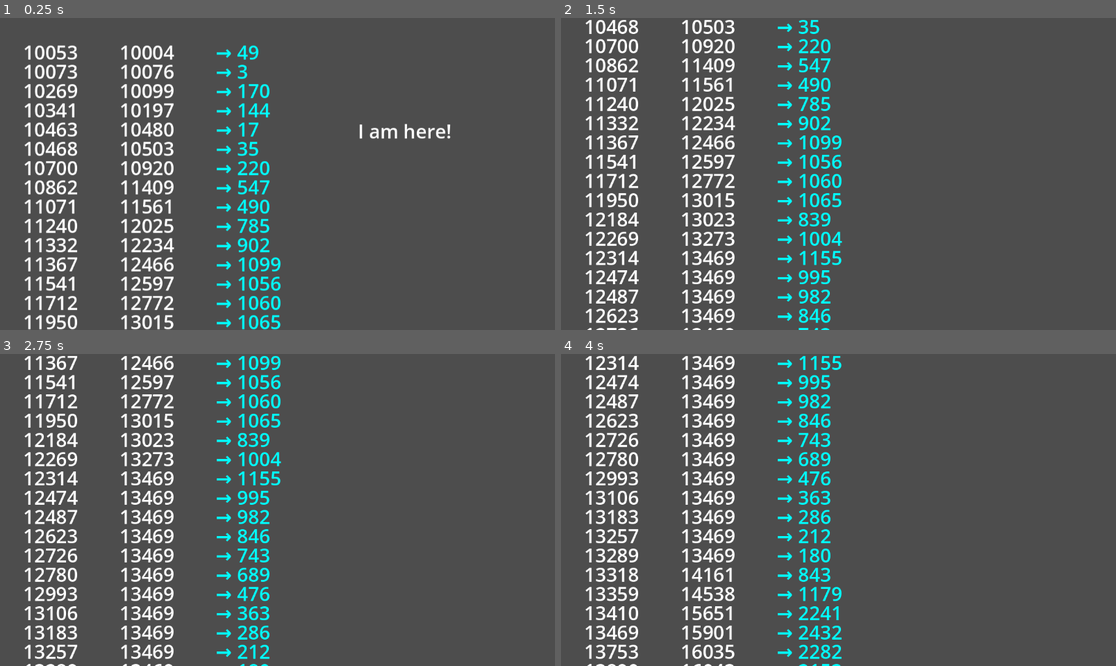
Above: before the commit, frames 1-4 (two rows, left to right).
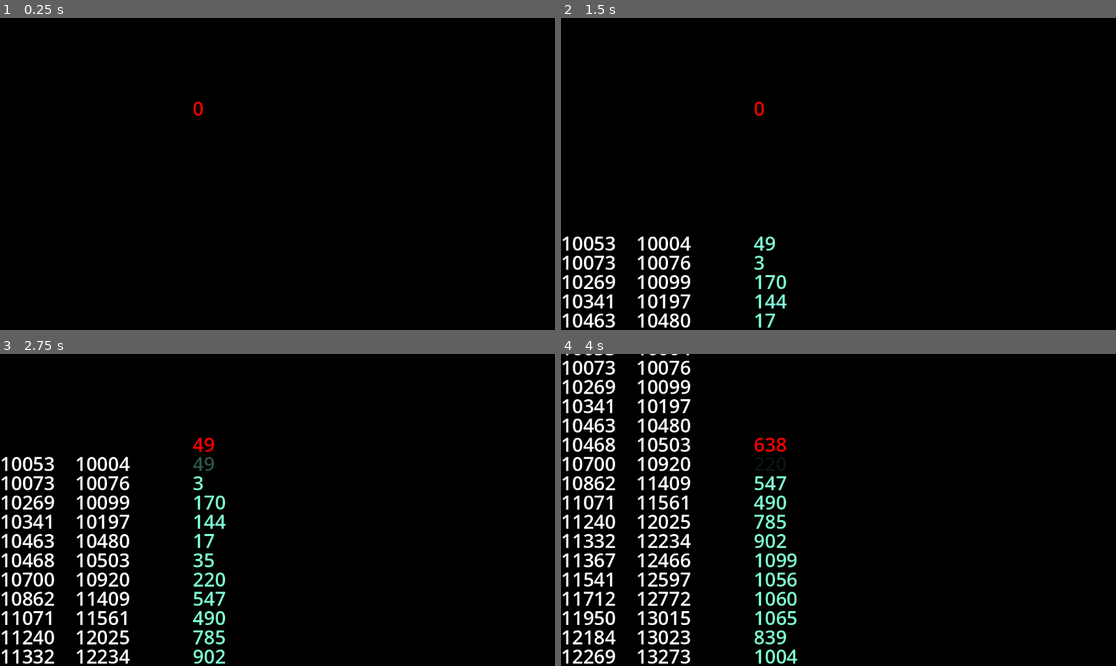
Above: after the commit, the same moments.

Repository: exmaxx/advent-of-code-2024-godot
Game: Godot game, scene res://01/01a-visual.tscn
Two runs of this game, one before a commit and one after it. Both use one fixed random seed, a clock stepped at 60 frames per second and the inputs below.
Inputs:
- Up to frame 1 (0.25 s): no input
- Up to frame 2 (1.5 s): no input
- Up to frame 3 (2.75 s): no input
- Up to frame 4 (4 s): no input

The runs differ from the first frame. In frame 1, 100% of the frame differs, in the area x 0-100%, y 0-100%; in frame 2, 100%; in frame 3, 99%; in frame 4, 99%.

Commit message:
wip

Diff:
--- a/01/01a-visual.tscn
+++ b/01/01a-visual.tscn
@@ -6,18 +6,15 @@
 script = ExtResource("1_exxeh")
 
 [node name="Camera2D" type="Camera2D" parent="."]
-position = Vector2(-48, -113)
 anchor_mode = 0
 
-[node name="Timer" type="Timer" parent="."]
-wait_time = 0.5
+[node name="CanvasLayer" type="CanvasLayer" parent="."]
 
-[node name="Label" type="Label" parent="."]
-offset_left = 695.0
-offset_top = 121.0
-offset_right = 786.0
-offset_bottom = 155.0
+[node name="Sum" type="Label" parent="CanvasLayer"]
+offset_left = 400.0
+offset_top = 160.0
+offset_right = 474.0
+offset_bottom = 215.0
+theme_override_colors/font_color = Color(1, 0, 0, 1)
 theme_override_font_sizes/font_size = 40
-text = "I am here!"
-
-[connection signal="timeout" from="Timer" to="." method="_on_timer_timeout"]
+text = "0"
--- a/01/01a_visual.gd
+++ b/01/01a_visual.gd
@@ -5,10 +5,18 @@
 var WAIT_TIME = 0.2
 var SCROLL_TIME = 0.05
 var BASE_SIZE = 40
+var ROW_OFFSET = 18
+var SUM_OFFSET = 4
+var BASE_OFFSET = ROW_OFFSET * BASE_SIZE
+var INDEX_OFFSET = ROW_OFFSET - SUM_OFFSET - 2
 
 var arrays: Dictionary
 var is_scrolling = false
 var target_y: int
+
+var loop = 0
+var subtotal = 0
+
 
 func _ready():
 	var aoc = AOC.new()
@@ -16,8 +24,22 @@
 
 	arrays = result['arrays']
 
+	$CanvasLayer/Sum.position = Vector2(400, SUM_OFFSET * BASE_SIZE)
+
 	var tween = get_tree().create_tween()
-	tween.set_loops().tween_callback(move_camera).set_delay(WAIT_TIME)
+	tween.set_loops().tween_callback(update).set_delay(WAIT_TIME)
+
+
+func update():
+	var is_sum_row_reached = loop >= INDEX_OFFSET
+
+	if (is_sum_row_reached):
+		animate_sum(loop - INDEX_OFFSET)
+		animate_and_remove_row(loop - INDEX_OFFSET)
+
+	move_camera()
+
+	loop += 1
 
 
 func move_camera():
@@ -33,18 +55,74 @@
 func _draw():
 	print('draw')
 	for i in range(0, arrays.first.size()):
-		var y = BASE_SIZE * i
+		var y = BASE_SIZE * i + BASE_OFFSET
 
-		draw_col_num(arrays.first[i], Vector2(0, y))
-		draw_col_num(arrays.second[i], Vector2(200, y))
+		add_numbers(i)
+		add_diff(i)
 
-		var diff = abs(arrays.first[i] - arrays.second[i])
-		draw_col_str( '→ ' + str(diff), Vector2(400, y), Color.AQUA)
-
-
-func draw_col_str(str, vector, color = Color.WHITE):
+func draw_col_str(str: String, vector: Vector2, color: Color = Color.WHITE):
 	draw_string(DEFAULT_FONT, vector, str, HORIZONTAL_ALIGNMENT_LEFT, -1, BASE_SIZE, color)
 
 
-func draw_col_num(number, vector, color = Color.WHITE):
+func draw_col_num(number: int, vector: Vector2, color = Color.WHITE):
 	draw_col_str(str(number), vector, color)
+
+
+func animate_sum(index):
+	print(index)
+	var diff = abs(arrays.first[index] - arrays.second[index])
+	print(diff)
+
+	subtotal += diff
+
+	$CanvasLayer/Sum.text = str(subtotal)
+	pass
+
+
+func animate_and_remove_row(row):
+	var node = get_node('diff#' + str(row))
+
+	var tween = node.create_tween()
+	tween.tween_property(node, "modulate:a", 0, SCROLL_TIME * 4)
+	tween.tween_property(node, "scale", 0, SCROLL_TIME * 4)
+
+	tween.tween_callback(node.queue_free)
+
+
+func add_numbers(row: int):
+	var name = 'numbers#' + str(row)
+
+	var text = str(arrays.first[row]) + '    ' + str(arrays.second[row])
+
+	var y = BASE_SIZE * row + BASE_OFFSET
+	var pos = Vector2(0, y)
+
+	add_label(text, pos, Color.WHITE, name)
+
+
+func add_diff(row: int):
+	var name = 'diff#' + str(row)
+
+	var diff = abs(arrays.first[row] - arrays.second[row])
+	var text = str(diff)
+
+	var y = BASE_SIZE * row + BASE_OFFSET
+	var pos = Vector2(400, y)
+
+	add_label(text, pos, Color.AQUAMARINE, name)
+
+
+func add_label(text, pos, color = Color.WHITE, name = null):
+	var label = Label.new()
+
+	label.add_theme_color_override('font_color', color)
+	label.add_theme_font_size_override('font_size', BASE_SIZE)
+
+	if name:
+		label.name = name
+
+	label.text = text
+
+	label.position = pos
+
+	add_child(label)
--- a/project.godot
+++ b/project.godot
@@ -19,3 +19,4 @@
 
 renderer/rendering_method="gl_compatibility"
 renderer/rendering_method.mobile="gl_compatibility"
+environment/defaults/default_clear_color=Color(0, 0, 0, 1)
Not shown, added: export_presets.cfg
